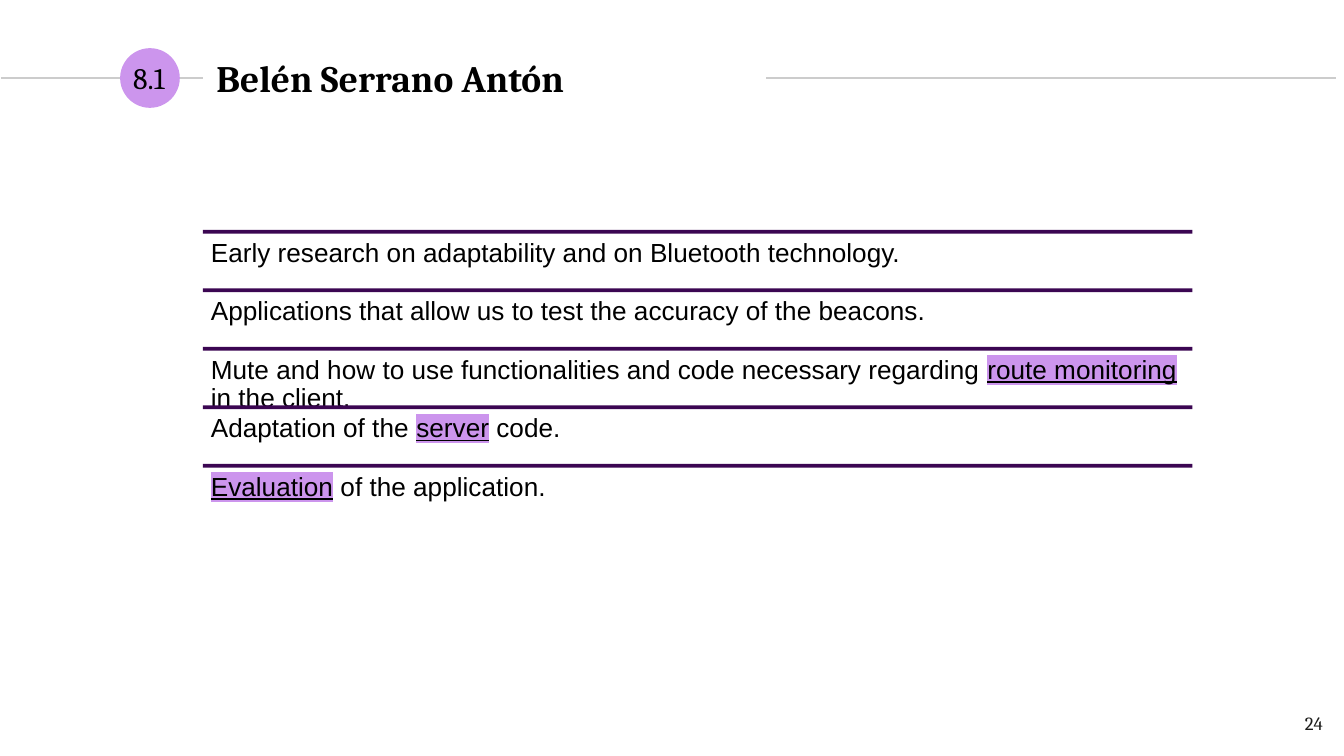
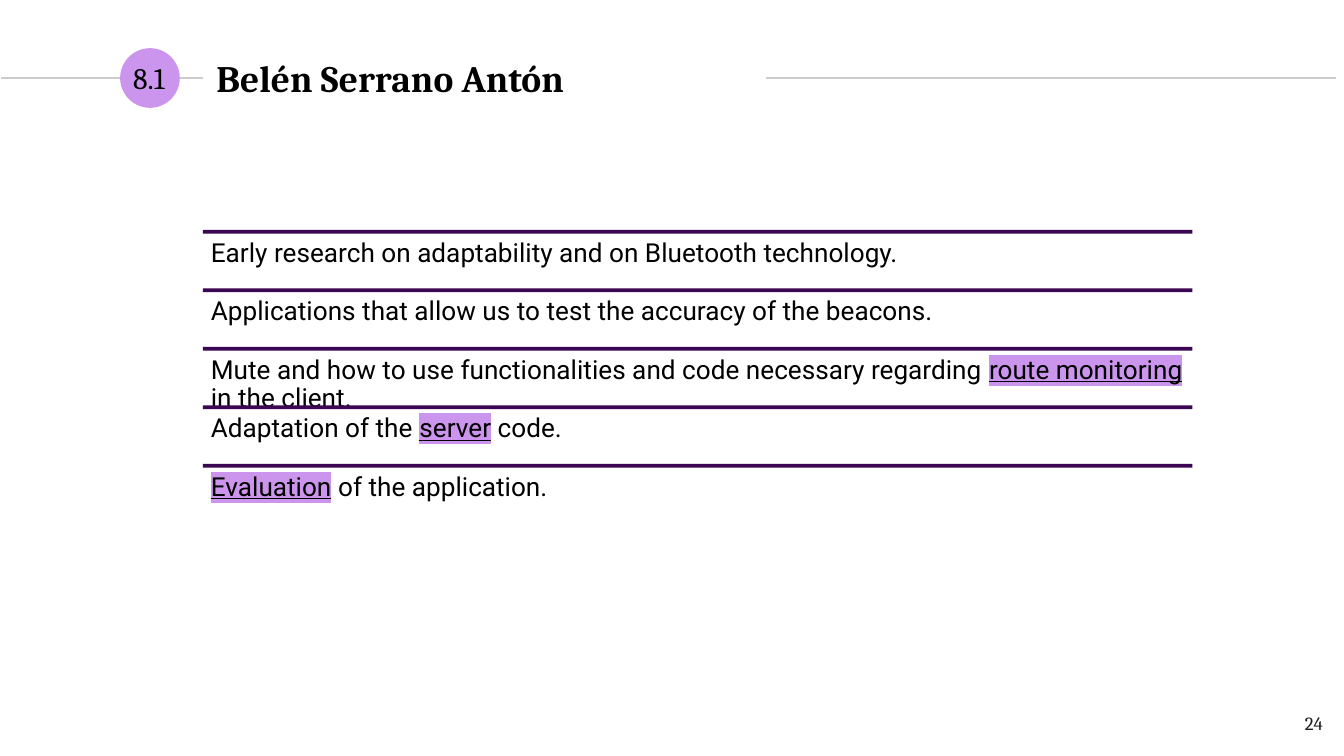
Before and after one commit to NILGroup/TFG-1920-DiscapacidadVisual, a slide deck: slide 24 of Defensa/presentaciónFinal_v2.pptx. Drawn at 1344x756 pixels with LibreOffice and Linux fonts; fonts in the diff are those of the drawing. Boxes give left, top, right and bottom in pixels: in the first picture for what was removed or moved away, otherwise in the second. Text is boxed around its words. In the diff, an @@ line names an element or a change of style, - is before the commit and + after.

```diff
--- a/Defensa/presentaciónFinal_v2.pptx
+++ b/Defensa/presentaciónFinal_v2.pptx
@@ font Arial to Roboto in 5 elements at [211,242,898,268], [211,300,932,326], [211,359,1182,409], [211,417,562,443], [211,472,547,502] @@
```
Also in this commit, not shown: 6 other slides changed, 2 other files.
